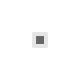
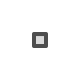
Layers edited between the first and the second 80px x 80px image:
painted on "Objet dynamique vectoriel" over [32, 32, 48, 48]
